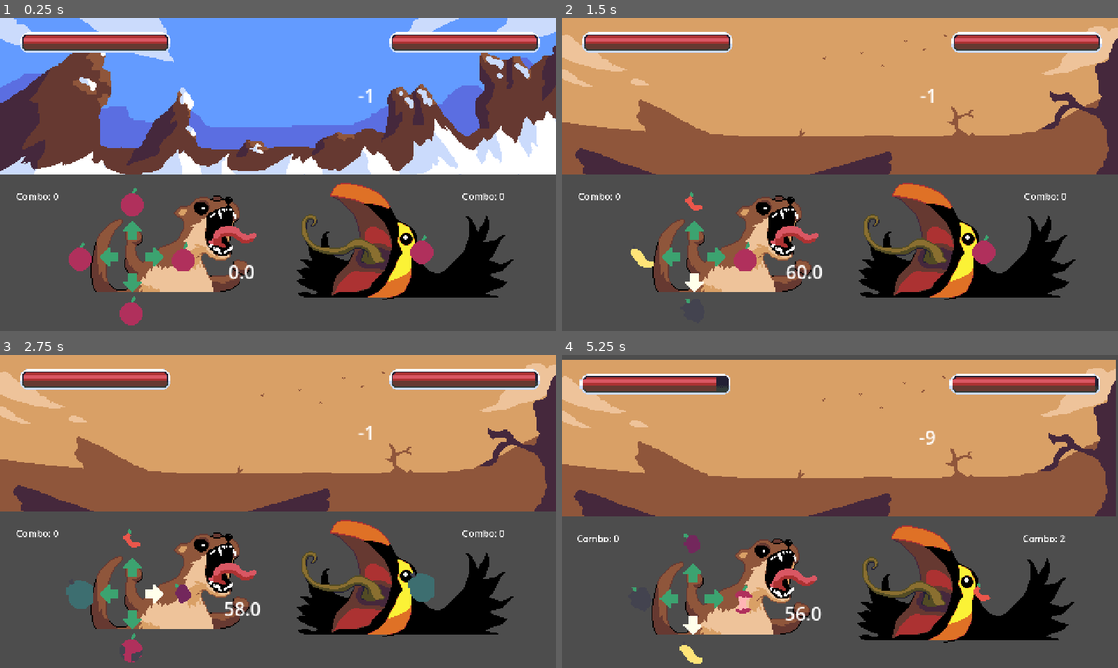
Above: before the commit, frames 1-4 (two rows, left to right).
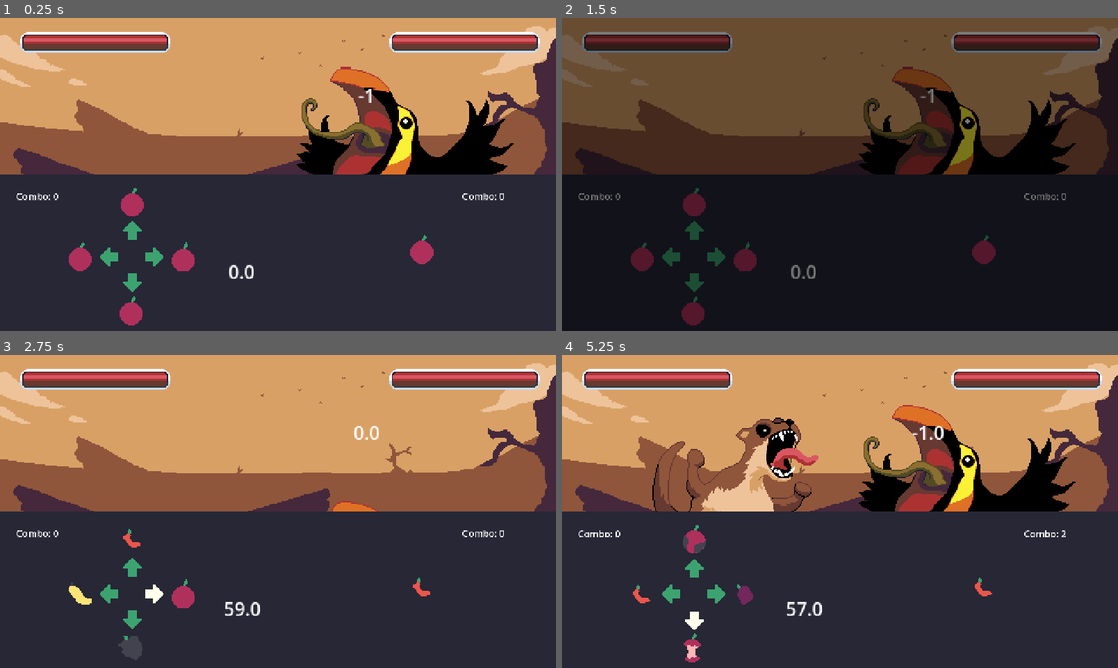
Above: after the commit, the same moments.

Repository: Explocamper2/peak_apples
Game: Godot game, scene res://main.tscn
The game is run twice, just before and just after one commit, with the same random seed, the same clock (stepped at 60 frames per second) and the same inputs.
Inputs:
- Up to frame 1 (0.25 s): no input
- Up to frame 2 (1.5 s): tap Enter (ui_accept) at 0.5, 0.77 s; hold Right (right_arrow) 0.53-1.28 s; hold Down (down_arrow) from 1.28 s (still down)
- Up to frame 3 (2.75 s): tap Enter (ui_accept) at 1.52 s; release Down (down_arrow) at 2.03 s; hold Right (right_arrow) from 2.03 s (still down)
- Up to frame 4 (5.25 s): release Right (right_arrow) at 2.78 s; hold Up (up_arrow) 2.78-3.53 s; tap Enter (ui_accept) at 3.02, 3.77, 4.25, 4.52, 5 s; hold Left (left_arrow) 3.53-5.03 s; hold Down (down_arrow) from 5.03 s (still down)

The runs differ from the first frame. In frame 1, 94% of the frame differs, in the area x 0-100%, y 0-100%; in frame 2, 100%; in frame 3, 49%; in frame 4, 68%.

Commit message:
added start sequence
in main game

Diff:
--- a/new-game-project/main.gd
+++ b/new-game-project/main.gd
@@ -26,6 +26,8 @@
 @onready var camera: Camera2D = $Camera
 @onready var boss_health_indicator: Label = $boss_health_indicator
 @onready var fade_frame: ColorRect = $fade_frame
+@onready var anim_player: AnimationPlayer = $AnimPlayer
+
 
 # images
 const ARROW_UP_RELEASED = preload("res://art/placeholders/arrow_up.png")
@@ -85,25 +87,22 @@
 	}
 ]
 
-func fade_tween(transparency : int, duration : int):
-	var fadetween = get_tree().create_tween()
-	fadetween.tween_property(fade_frame, "modulate", Color(0, 0, 0, transparency), duration)
-	fadetween.tween_callback(fade_frame.queue_free)
 
 func round_to_dec(num, digit):
 	return round(num * pow(10.0, digit)) / pow(10.0, digit)
 
 func show_characters():
-	pass
-
+	anim_player.play("character_pop_up_anim")
+	await anim_player.animation_finished
 
 func _ready() -> void:
+	update_stage()
 	await get_tree().create_timer(1).timeout
-	fade_tween(1,2)
+	anim_player.play("fadeFrameOut")
+	await anim_player.animation_finished
+	show_characters()
 	round_timer.start()
 	boss_timer.start()
-	update_stage()
-
 	game_running = true
 
 func update_stage():
--- a/new-game-project/main.tscn
+++ b/new-game-project/main.tscn
@@ -131,10 +131,76 @@
 "points": PackedFloat32Array(195, -0.25, 0, 0.25, 0),
 "times": PackedFloat32Array(0)
 }
+tracks/2/type = "bezier"
+tracks/2/imported = false
+tracks/2/enabled = true
+tracks/2/path = NodePath("boss:position:x")
+tracks/2/interp = 1
+tracks/2/loop_wrap = true
+tracks/2/keys = {
+"handle_modes": PackedInt32Array(0),
+"points": PackedFloat32Array(350, -0.25, 0, 0.25, 0),
+"times": PackedFloat32Array(0)
+}
+tracks/3/type = "bezier"
+tracks/3/imported = false
+tracks/3/enabled = true
+tracks/3/path = NodePath("boss:position:y")
+tracks/3/interp = 1
+tracks/3/loop_wrap = true
+tracks/3/keys = {
+"handle_modes": PackedInt32Array(0),
+"points": PackedFloat32Array(100, -0.25, 0, 0.25, 0),
+"times": PackedFloat32Array(0)
+}
+tracks/4/type = "bezier"
+tracks/4/imported = false
+tracks/4/enabled = true
+tracks/4/path = NodePath("fade_frame:modulate:r")
+tracks/4/interp = 1
+tracks/4/loop_wrap = true
+tracks/4/keys = {
+"handle_modes": PackedInt32Array(0),
+"points": PackedFloat32Array(0, -0.25, 0, 0.25, 0),
+"times": PackedFloat32Array(0)
+}
+tracks/5/type = "bezier"
+tracks/5/imported = false
+tracks/5/enabled = true
+tracks/5/path = NodePath("fade_frame:modulate:g")
+tracks/5/interp = 1
+tracks/5/loop_wrap = true
+tracks/5/keys = {
+"handle_modes": PackedInt32Array(0),
+"points": PackedFloat32Array(0, -0.25, 0, 0.25, 0),
+"times": PackedFloat32Array(0)
+}
+tracks/6/type = "bezier"
+tracks/6/imported = false
+tracks/6/enabled = true
+tracks/6/path = NodePath("fade_frame:modulate:b")
+tracks/6/interp = 1
+tracks/6/loop_wrap = true
+tracks/6/keys = {
+"handle_modes": PackedInt32Array(0),
+"points": PackedFloat32Array(0, -0.25, 0, 0.25, 0),
+"times": PackedFloat32Array(0)
+}
+tracks/7/type = "bezier"
+tracks/7/imported = false
+tracks/7/enabled = true
+tracks/7/path = NodePath("fade_frame:modulate:a")
+tracks/7/interp = 1
+tracks/7/loop_wrap = true
+tracks/7/keys = {
+"handle_modes": PackedInt32Array(0),
+"points": PackedFloat32Array(0, -0.25, 0, 0.25, 0),
+"times": PackedFloat32Array(0)
+}
 
 [sub_resource type="Animation" id="Animation_kq58d"]
 resource_name = "character_pop_up_animation"
-length = 2.0
+length = 1.5
 tracks/0/type = "bezier"
 tracks/0/imported = false
 tracks/0/enabled = true
@@ -153,20 +219,85 @@
 tracks/1/interp = 1
 tracks/1/loop_wrap = true
 tracks/1/keys = {
-"handle_modes": PackedInt32Array(0, 0),
-"points": PackedFloat32Array(195, -0.25, 0, 0.25, 0, 95, -0.25, 0, 0.25, 0),
+"handle_modes": PackedInt32Array(0, 0, 0),
+"points": PackedFloat32Array(195, -0.25, 0, 0.633333, 12, 100, -0.0666666, 73, 0.157417, 24, 95, -0.20925, 28, 0.25, 0),
+"times": PackedFloat32Array(0, 1.13333, 1.5)
+}
+tracks/2/type = "bezier"
+tracks/2/imported = false
+tracks/2/enabled = true
+tracks/2/path = NodePath("boss:position:x")
+tracks/2/interp = 1
+tracks/2/loop_wrap = true
+tracks/2/keys = {
+"handle_modes": PackedInt32Array(0, 0),
+"points": PackedFloat32Array(350, -0.25, 0, 0.25, 0, 350, -0.25, 0, 0.25, 0),
 "times": PackedFloat32Array(0, 1.5)
 }
-
-[sub_resource type="Animation" id="Animation_seu75"]
-resource_name = "boss_pop_up_anim"
-length = 2.0
+tracks/3/type = "bezier"
+tracks/3/imported = false
+tracks/3/enabled = true
+tracks/3/path = NodePath("boss:position:y")
+tracks/3/interp = 1
+tracks/3/loop_wrap = true
+tracks/3/keys = {
+"handle_modes": PackedInt32Array(0, 0, 0),
+"points": PackedFloat32Array(200, -0.25, 0, 0.533333, 7, 100, -0.0666666, 77, 0.157417, 21, 100, -0.20925, 24, 0.25, 0),
+"times": PackedFloat32Array(0, 1.13333, 1.5)
+}
+
+[sub_resource type="Animation" id="Animation_xuqvo"]
+resource_name = "fadeFrameOut"
+tracks/0/type = "bezier"
+tracks/0/imported = false
+tracks/0/enabled = true
+tracks/0/path = NodePath("fade_frame:modulate:r")
+tracks/0/interp = 1
+tracks/0/loop_wrap = true
+tracks/0/keys = {
+"handle_modes": PackedInt32Array(0, 0),
+"points": PackedFloat32Array(1, -0.25, 0, 0.25, 0, 0, -0.25, 0, 0.25, 0),
+"times": PackedFloat32Array(0, 1)
+}
+tracks/1/type = "bezier"
+tracks/1/imported = false
+tracks/1/enabled = true
+tracks/1/path = NodePath("fade_frame:modulate:g")
+tracks/1/interp = 1
+tracks/1/loop_wrap = true
+tracks/1/keys = {
+"handle_modes": PackedInt32Array(0, 0),
+"points": PackedFloat32Array(1, -0.25, 0, 0.25, 0, 0, -0.25, 0, 0.25, 0),
+"times": PackedFloat32Array(0, 1)
+}
+tracks/2/type = "bezier"
+tracks/2/imported = false
+tracks/2/enabled = true
+tracks/2/path = NodePath("fade_frame:modulate:b")
+tracks/2/interp = 1
+tracks/2/loop_wrap = true
+tracks/2/keys = {
+"handle_modes": PackedInt32Array(0, 0),
+"points": PackedFloat32Array(1, -0.25, 0, 0.25, 0, 0, -0.25, 0, 0.25, 0),
+"times": PackedFloat32Array(0, 1)
+}
+tracks/3/type = "bezier"
+tracks/3/imported = false
+tracks/3/enabled = true
+tracks/3/path = NodePath("fade_frame:modulate:a")
+tracks/3/interp = 1
+tracks/3/loop_wrap = true
+tracks/3/keys = {
+"handle_modes": PackedInt32Array(0, 0),
+"points": PackedFloat32Array(1, -0.25, 0, 0.25, 0, 0, -0.25, 0, 0.25, 0),
+"times": PackedFloat32Array(0, 1)
+}
 
 [sub_resource type="AnimationLibrary" id="AnimationLibrary_htxhm"]
 _data = {
 &"RESET": SubResource("Animation_qsp4k"),
-&"boss_pop_up_anim": SubResource("Animation_seu75"),
-&"player_pop_up_anim": SubResource("Animation_kq58d")
+&"character_pop_up_anim": SubResource("Animation_kq58d"),
+&"fadeFrameOut": SubResource("Animation_xuqvo")
 }
 
 [node name="Main" type="Node2D"]
@@ -177,7 +308,7 @@
 sprite_frames = SubResource("SpriteFrames_qsp4k")
 
 [node name="boss" type="AnimatedSprite2D" parent="."]
-position = Vector2(350, 200)
+position = Vector2(350, 100)
 sprite_frames = SubResource("SpriteFrames_1u8w0")
 offset = Vector2(0, -7)
 
@@ -186,7 +317,6 @@
 texture = ExtResource("24_qsp4k")
 
 [node name="UiBgBottom" type="Sprite2D" parent="."]
-visible = false
 position = Vector2(240, 202.5)
 texture = ExtResource("2_xuqvo")
 
@@ -306,12 +436,12 @@
 script = ExtResource("27_a6jrf")
 
 [node name="fade_frame" type="ColorRect" parent="."]
-visible = false
+modulate = Color(0, 0, 0, 0)
 offset_right = 480.0
 offset_bottom = 270.0
 color = Color(0, 0, 0, 1)
 
-[node name="character_start_anim" type="AnimationPlayer" parent="."]
+[node name="AnimPlayer" type="AnimationPlayer" parent="."]
 libraries = {
 &"": SubResource("AnimationLibrary_htxhm")
 }
